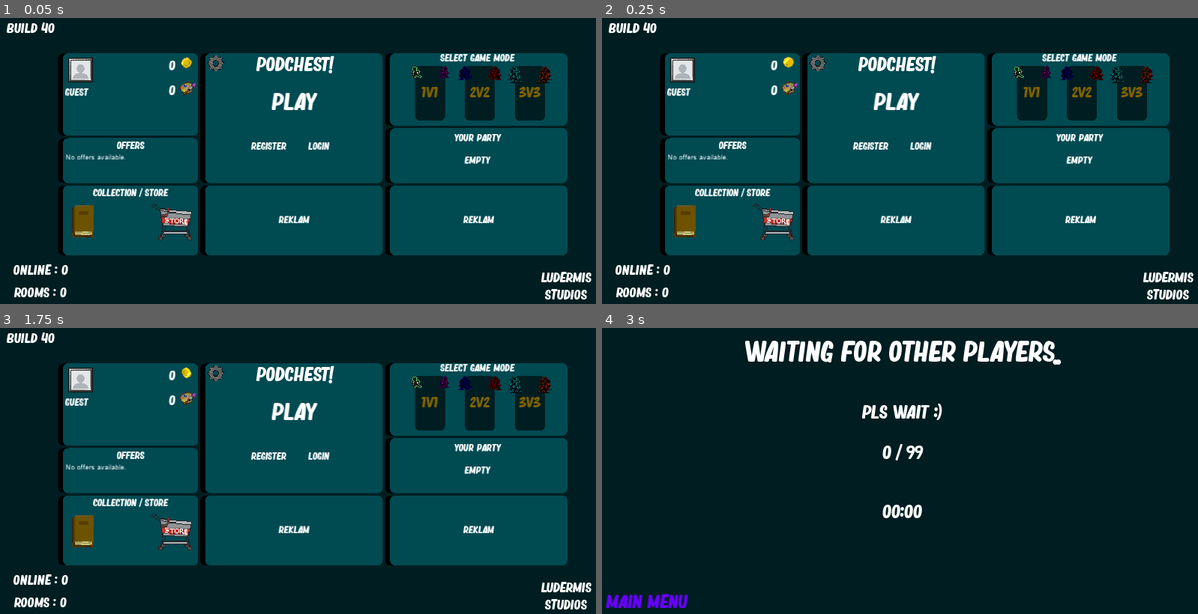
Above: before the commit, frames 1-4 (two rows, left to right).
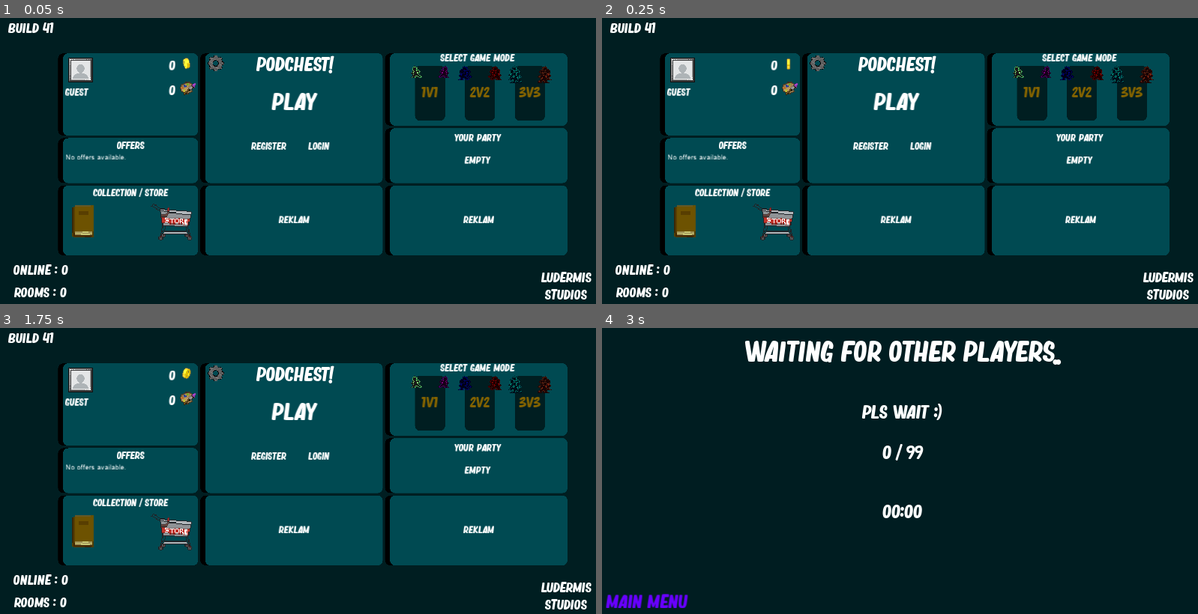
Above: after the commit, the same moments.

Repository: Ludermis/Podchest
Game: Godot game, scene res://Prefabs/Scenes/MainScene.tscn
Two runs of this game, one before a commit and one after it. Both use one fixed random seed, a clock stepped at 60 frames per second and the inputs below.
Inputs (mouse positions are in pixels of both pictures, inside the frame that each line leads up to):
- Up to frame 1 (0.05 s): no input
- Up to frame 2 (0.25 s): no input
- Up to frame 3 (1.75 s): click "Play" at 0.5 s; click "Main Menu" at 1.25 s
- Up to frame 4 (3 s): click "Play" at 2 s; tap Enter at 2.75 s; move the mouse to (1031, 453) at 2.77 s; hold D (right) from 2.78 s (still down); click (1031, 453) at 2.85 s

The runs differ from the first frame. In frame 1, 0.3% of the frame differs, in the area x 1-33%, y 1-18%; in frame 2, 0.3%, in the area x 1-33%, y 1-19%; in frame 3, 0.3%; in frame 4, nothing differs.

Commit message:
Lynext
Build 41

Diff:
--- a/Prefabs/Scenes/LoginScene.tscn
+++ b/Prefabs/Scenes/LoginScene.tscn
@@ -69,6 +69,7 @@
 texture = ExtResource( 4 )
 expand = true
 __meta__ = {
+"_edit_lock_": true,
 "_edit_use_anchors_": false
 }
 
@@ -84,7 +85,6 @@
 }
 
 [node name="Message" type="Label" parent="."]
-visible = false
 margin_top = 128.0
 margin_right = 1920.0
 margin_bottom = 256.0
@@ -97,9 +97,9 @@
 }
 
 [node name="LoginButton" type="Button" parent="."]
-margin_left = 800.0
+margin_left = 768.0
 margin_top = 512.0
-margin_right = 1184.0
+margin_right = 1152.0
 margin_bottom = 640.0
 custom_fonts/font = SubResource( 3 )
 custom_colors/font_color = Color( 1, 1, 1, 1 )
@@ -128,9 +128,9 @@
 }
 
 [node name="Container" type="VBoxContainer" parent="."]
-margin_left = 880.0
+margin_left = 832.0
 margin_top = 272.0
-margin_right = 1136.0
+margin_right = 1088.0
 margin_bottom = 464.0
 custom_constants/separation = 62
 __meta__ = {
--- a/Prefabs/Scenes/MainScene.tscn
+++ b/Prefabs/Scenes/MainScene.tscn
@@ -481,7 +481,7 @@
 position = Vector2( 411.432, 42.1931 )
 scale = Vector2( 2, 2 )
 frames = SubResource( 13 )
-frame = 2
+frame = 6
 playing = true
 
 [node name="APSprite" type="AnimatedSprite" parent="AccountPanel"]
--- a/Scripts/Base/Character.gd
+++ b/Scripts/Base/Character.gd
@@ -8,16 +8,7 @@
 var id
 var skills = {}
 var animationsNeedRotation = ["rooted", "rootedEnd"]
-var pos = Vector2.ZERO setget set_pos
 var pressed = {"right": false, "left": false, "up": false, "down": false}
-var canMove = true
-var velocity = Vector2.ZERO
-var acceleration = 64
-var maxSpeed = 384
-
-func set_pos(value):
-	pos = value
-	position = pos
 
 func setSkin (newSkin):
 	skin = newSkin
@@ -61,26 +52,6 @@
 			return true
 	return false
 
-func movementHandler (delta):
-	if canMove:
-		if pressed["right"]:
-			velocity.x = min(velocity.x + acceleration, maxSpeed)
-		elif pressed["left"]:
-			velocity.x = max(velocity.x - acceleration, -maxSpeed)
-		else:
-			velocity.x = lerp(velocity.x,0,Vars.friction)
-		if pressed["down"]:
-			velocity.y = min(velocity.y + acceleration, maxSpeed)
-		elif pressed["up"]:
-			velocity.y = max(velocity.y - acceleration, -maxSpeed)
-		else:
-			velocity.y = lerp(velocity.y,0,Vars.friction)
-	else:
-		velocity.y = lerp(velocity.y,0,Vars.friction)
-		velocity.x = lerp(velocity.x,0,Vars.friction)
-	print(velocity)
-	position += velocity * delta
-
 func _ready():
 	$NameLabel.modulate = Vars.teams[team]["color"].blend(Color(1,1,1,0.5))
 	if id == Client.selfPeerID:
--- a/Scripts/Characters/Villager.gd
+++ b/Scripts/Characters/Villager.gd
@@ -54,7 +54,6 @@
 		pressed = {"left": Input.is_action_pressed('left'), "right": Input.is_action_pressed('right'), "up": Input.is_action_pressed('up'), "down": Input.is_action_pressed('down')}
 		skillSystem(delta)
 		inputHandler()
-		movementHandler(delta)
 		var dict = {}
 		dict["pressed"] = pressed
 		if scytheActive:
--- a/Scripts/Characters/Xedarin.gd
+++ b/Scripts/Characters/Xedarin.gd
@@ -37,7 +37,6 @@
 		pressed = {"left": Input.is_action_pressed('left'), "right": Input.is_action_pressed('right'), "up": Input.is_action_pressed('up'), "down": Input.is_action_pressed('down')}
 		skillSystem(delta)
 		inputHandler()
-		movementHandler(delta)
 		var dict = {}
 		dict["pressed"] = pressed
 		get_tree().root.get_node("Main").rpc_id(1,"objectUpdated",Client.selfPeerID,id,dict)
--- a/Scripts/Global/Vars.gd
+++ b/Scripts/Global/Vars.gd
@@ -15,10 +15,9 @@
 var time : float = 0 setget ,getTime
 var objects = {}
 var ping = 9999
-var build = "40"
+var build = "41"
 var buildConfirmed = false
 var newBuildIfMineWrong
-var friction = 0.2
 
 var mapSizeX = 50
 var mapSizeY = 50
